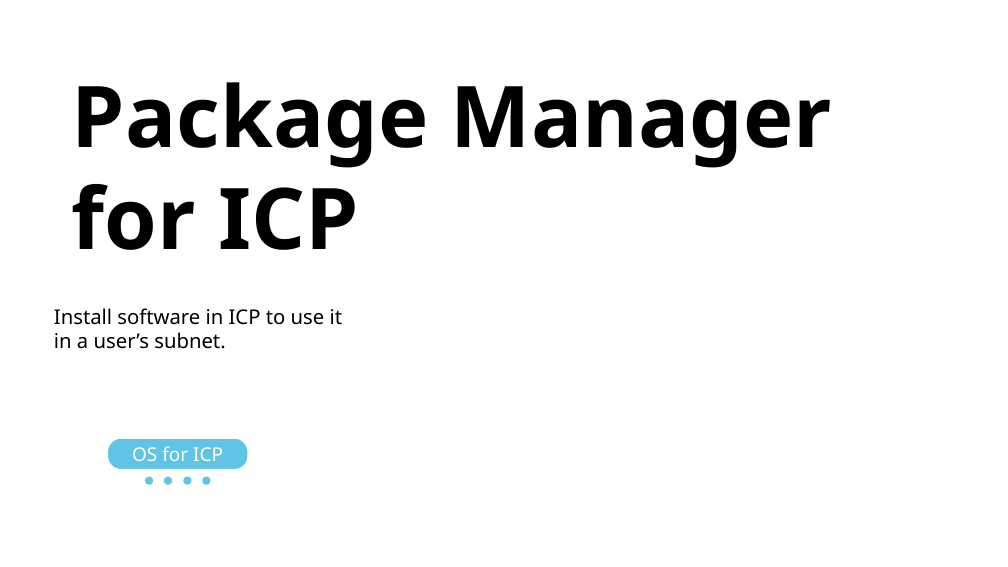
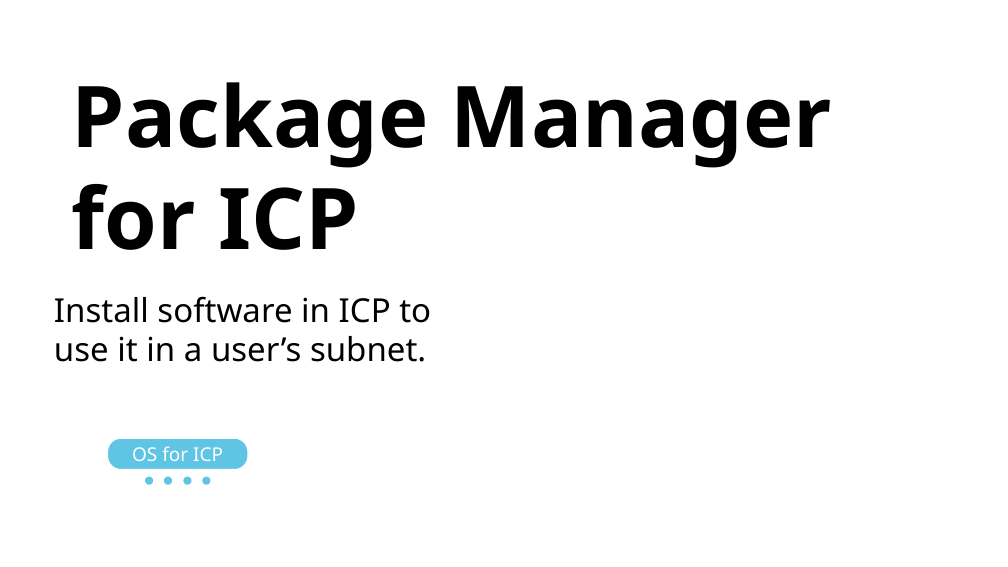
Before and after one commit to vporton/icp-package-manager, a slide deck: slide 1 of docs/presentation.odp. Drawn at 1008x567 pixels with LibreOffice and Linux fonts; fonts in the diff are those of the drawing; background and template pictures are left out. Boxes give left, top, right and bottom in pixels: in the first picture for what was removed or moved away, otherwise in the second. Text is boxed around its words. In the diff, an @@ line names an element or a change of style, - is before the commit and + after.

```diff
--- a/docs/presentation.odp
+++ b/docs/presentation.odp
@@ title "Install software in ICP to ...": place and size @@
-title "Install software in ICP to ..." at (54, 308, 343, 349)
+title "Install software in ICP to ..." at (54, 296, 431, 362)
@@ title "Install software in ICP to ..." at (54, 296, 431, 362): size 16 to 26 pt @@
```
Also in this commit, not shown: 3 other slides changed, 5 slides added, 5 slides removed.
